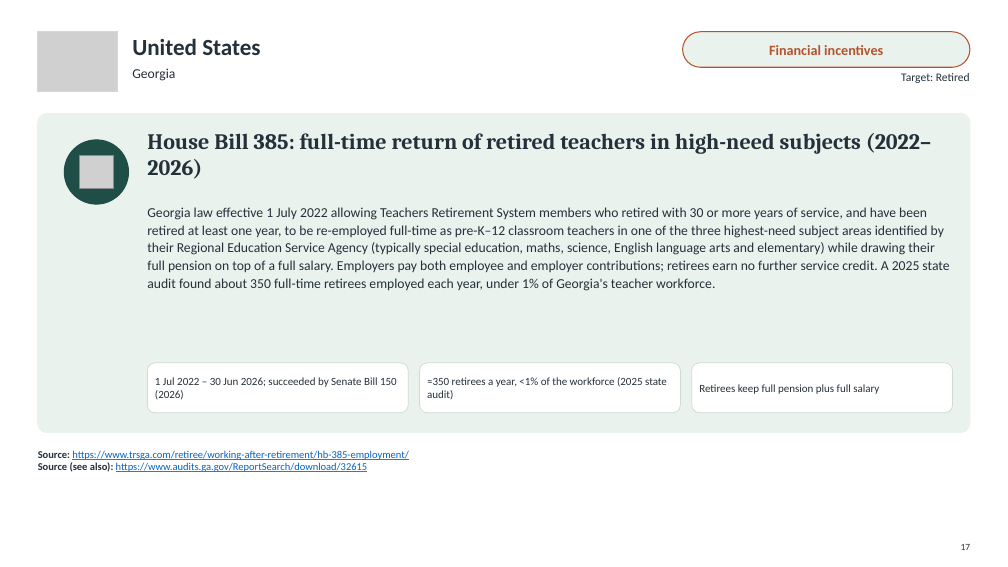
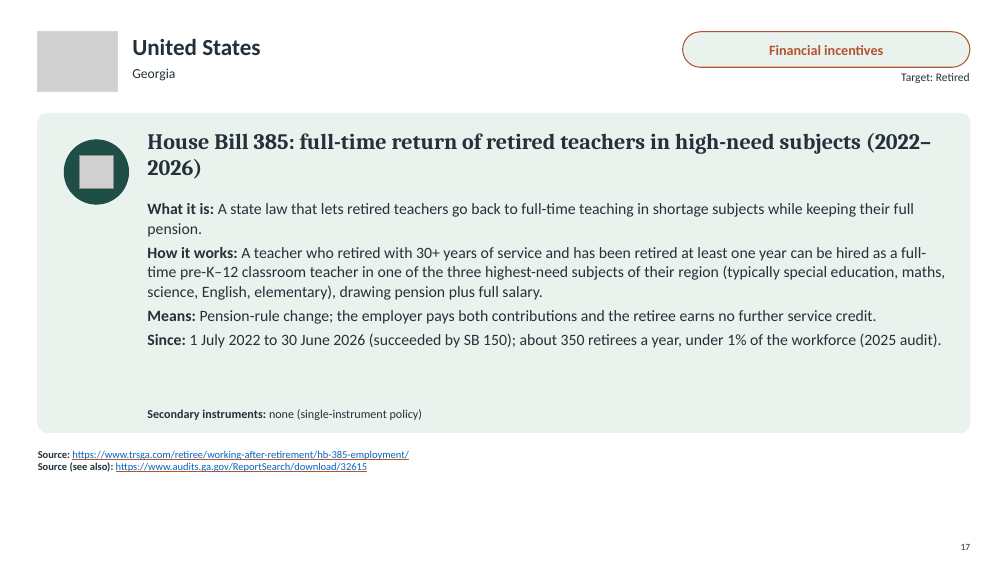
Before and after one commit to jedr1-ship-it/Alternative-Pathways----Quant, a slide deck: slide 17 of policies/Re-attracting_Former_Teachers.pptx. Drawn at 1008x567 pixels with LibreOffice and Linux fonts; fonts in the diff are those of the drawing; grey boxes stand for pictures. Boxes give left, top, right and bottom in pixels: in the first picture for what was removed or moved away, otherwise in the second. Text is boxed around its words. In the diff, an @@ line names an element or a change of style, - is before the commit and + after.

```diff
--- a/policies/Re-attracting_Former_Teachers.pptx
+++ b/policies/Re-attracting_Former_Teachers.pptx
@@ text at (147,203,946,348): text changed; size 13 to 15 pt @@
-Georgia law effective 1 July 2022 allowing Teachers Retirement System members who retired with 30 or more years of service, and have been retired at least one year, to be re-employed full-time as pre-K–12 classroom teachers in one of the three highest-need subject areas identified by their Regional Education Service Agency (typically special education, maths, science, English language arts and elementary) while drawing their full pension on top of a full salary. Employers pay both employee and employer contributions; retirees earn no further service credit. A 2025 state audit found about 350 full-time retirees employed each year, under 1% of Georgia's teacher workforce.
+What it is: A state law that lets retired teachers go back to full-time teaching in shortage subjects while keeping their full pension.
+How it works: A teacher who retired with 30+ years of service and has been retired at least one year can be hired as a full-time pre-K–12 classroom teacher in one of the three highest-need subjects of their region (typically special education, maths, science, English, elementary), drawing pension plus full salary.
+Means: Pension-rule change; the employer pays both contributions and the retiree earns no further service credit.
+Since: 1 July 2022 to 30 June 2026 (succeeded by SB 150); about 350 retirees a year, under 1% of the workforce (2025 audit).
@@ rounded rectangle removed at (147,363,408,413) @@
@@ text removed at (155,377,397,400) @@
-1 Jul 2022 – 30 Jun 2026; succeeded by Senate Bill 150 (2026)
@@ rounded rectangle removed at (420,363,681,413) @@
@@ text removed at (427,377,667,399) @@
-≈350 retirees a year, <1% of the workforce (2025 state audit)
@@ rounded rectangle removed at (692,363,953,413) @@
@@ text removed at (699,384,879,394) @@
-Retirees keep full pension plus full salary
@@ text added at (147,409,423,420), 11.5 pt, text #24313A @@
+Secondary instruments: none (single-instrument policy)
```
Also in this commit, not shown: 18 other slides changed, 4 other files.
